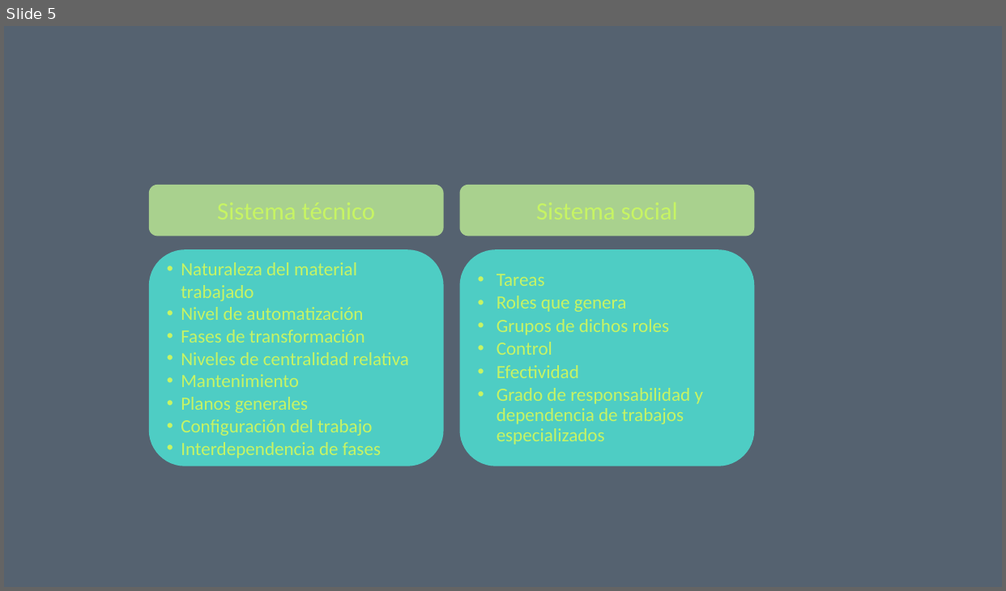
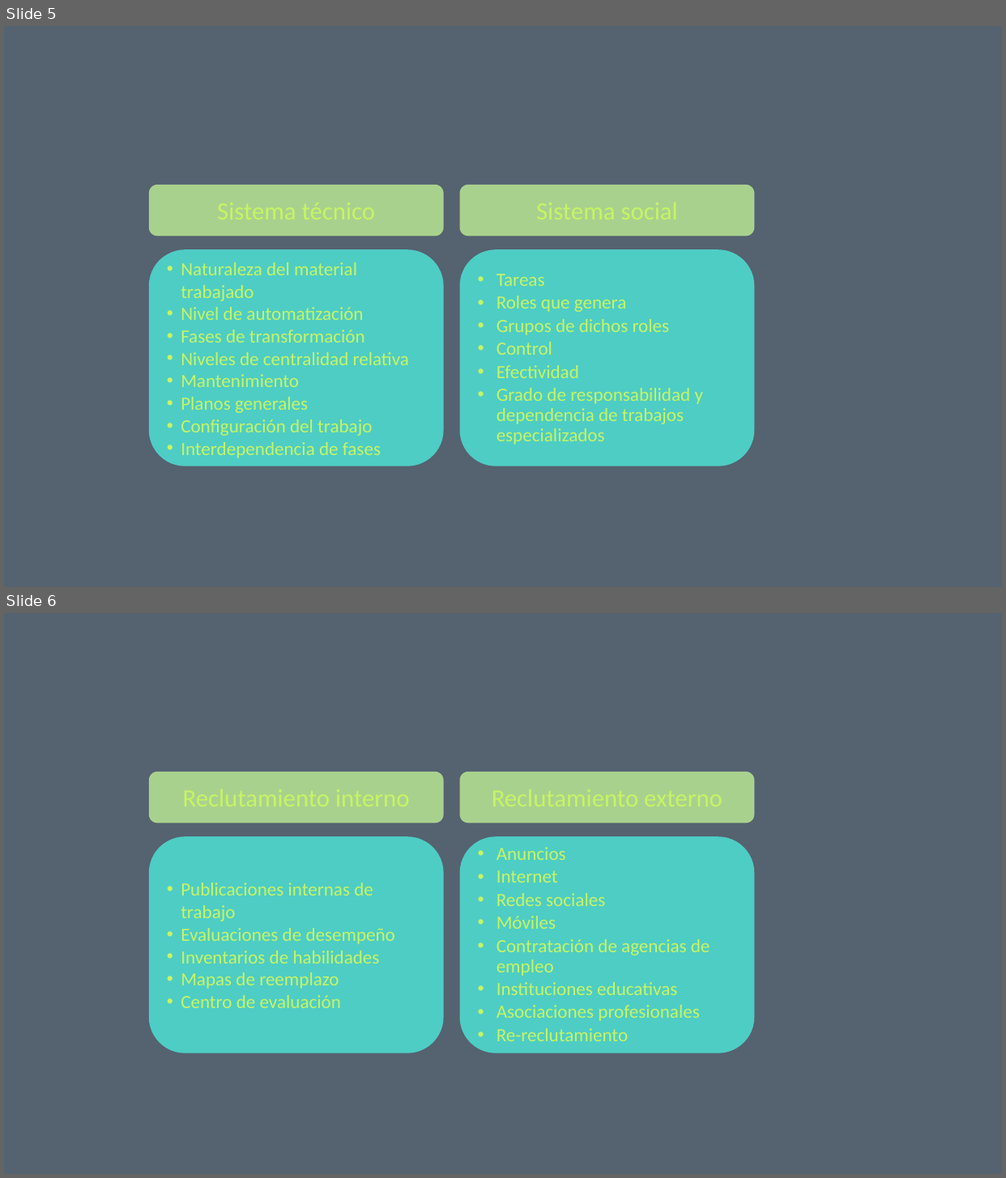
Before and after one commit to r0g0o/GDP-PW, a slide deck: media/Resumen.pptx. Shown one above the other, each under a label of ours: slide 5 before the commit, slides 5 and 6 after it. The pictures are 1006x591 and 1006x1178 pixels, drawn with LibreOffice and Linux fonts; fonts in the diff are those of the drawing. Boxes give left, top, right and bottom in pixels: in the first picture for what was removed or moved away, otherwise in the second. Text is boxed around its words. In the diff, an @@ line names an element or a change of style, - is before the commit and + after.

```diff
--- a/media/Resumen.pptx
+++ b/media/Resumen.pptx
@@ slide 6 added at [4,613,1002,1174], background #556270 @@
@@ rounded rectangle added at [149,772,444,824], fill #A9D18E @@
@@ rounded rectangle added at [460,772,755,824], fill #A9D18E @@
@@ rounded rectangle added at [149,837,444,1054], fill #4ECDC4, 18 pt, text #C7F464 @@
+• Publicaciones internas de trabajo
+• Evaluaciones de desempeño
+• Inventarios de habilidades
+• Mapas de reemplazo
+• Centro de evaluación
@@ rounded rectangle added at [460,837,755,1054], fill #4ECDC4, 18 pt, text #C7F464 @@
+• Anuncios
+• Internet
+• Redes sociales
+• Móviles
+• Contratación de agencias de empleo
+• Instituciones educativas
+• Asociaciones profesionales
+• Re-reclutamiento
```
Also in this commit, not shown: 4 other files.
